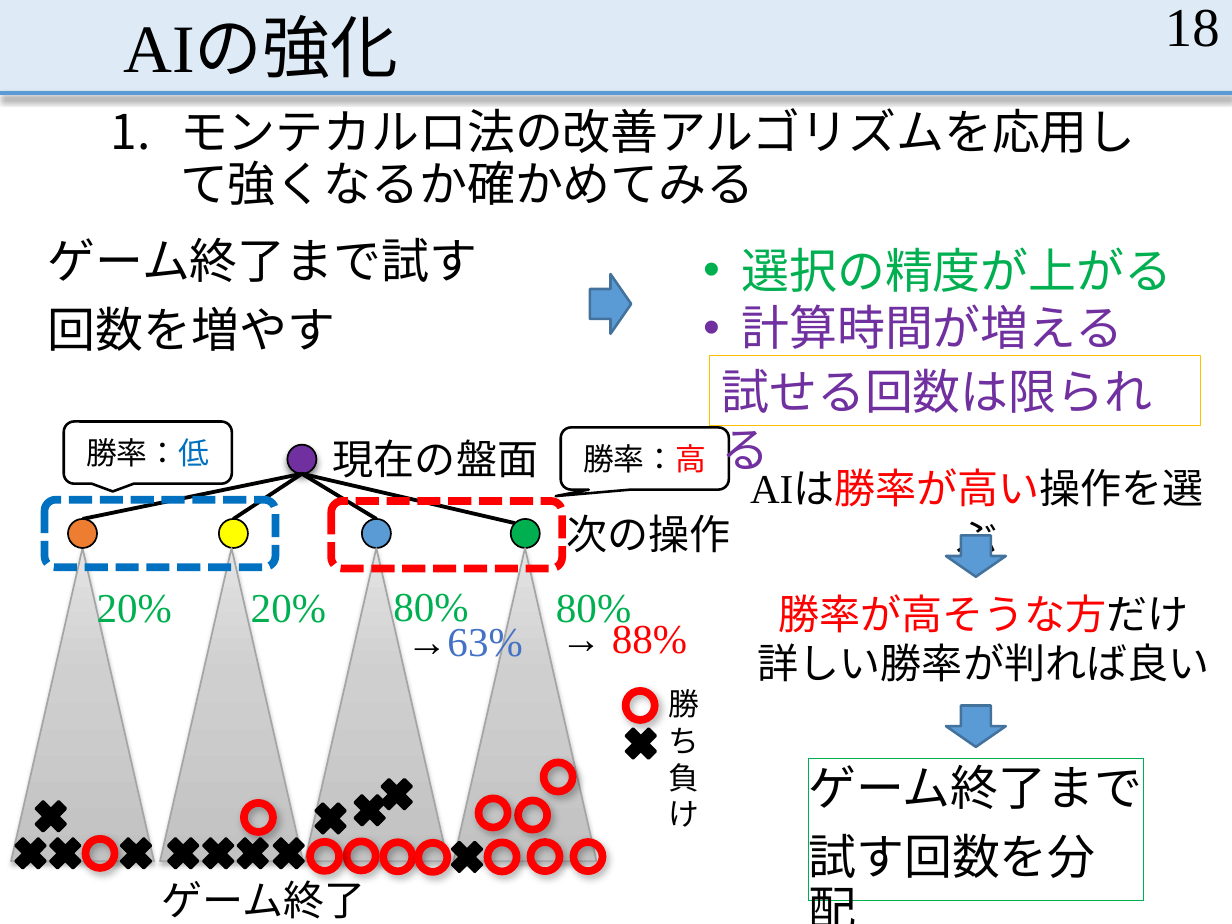
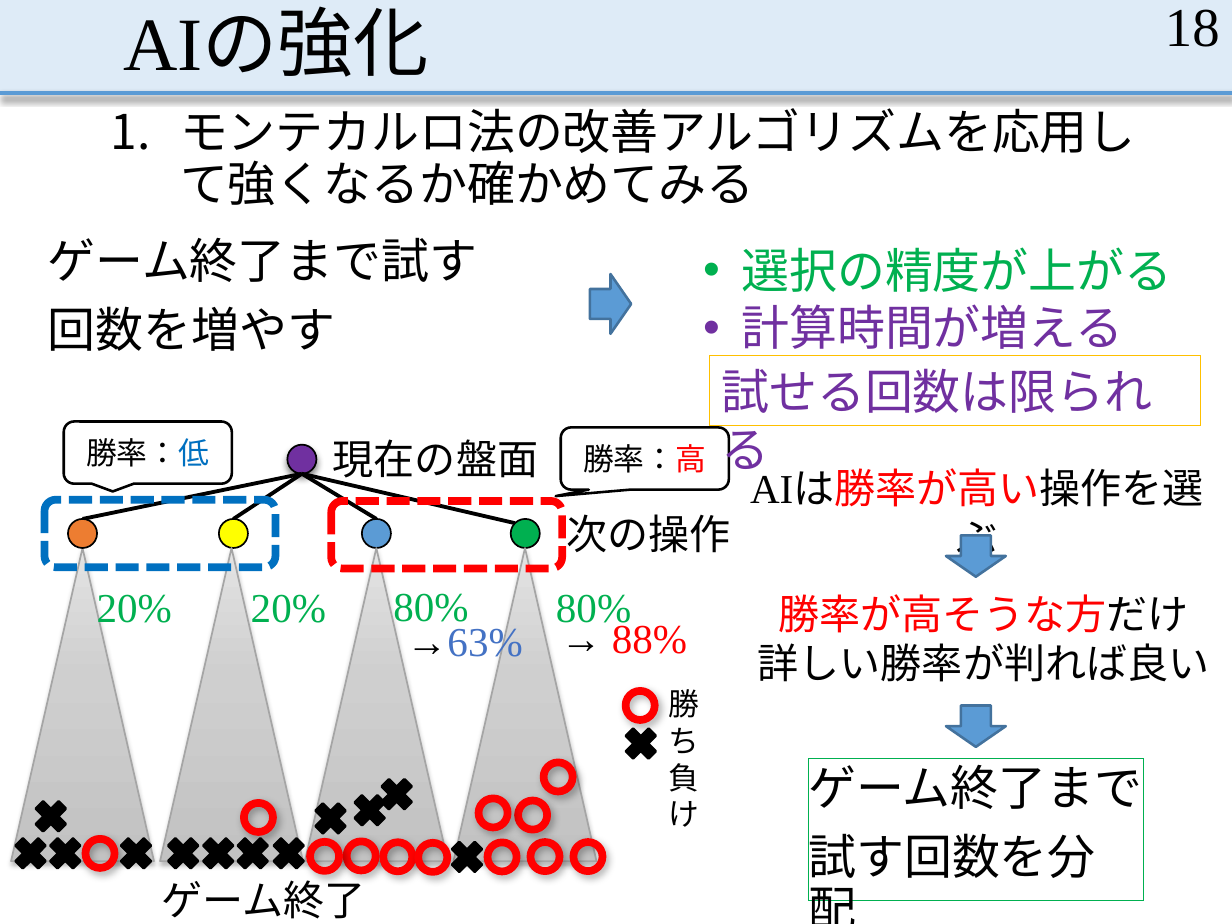
Before and after one commit to MasayaOda/SR, a slide deck: slide 18 of 中間発表1210.pptx. Drawn at 1232x924 pixels with LibreOffice and Linux fonts; fonts in the diff are those of the drawing. Boxes give left, top, right and bottom in pixels: in the first picture for what was removed or moved away, otherwise in the second. Text is boxed around its words. In the diff, an @@ line names an element or a change of style, - is before the commit and + after.

```diff
--- a/中間発表1210.pptx
+++ b/中間発表1210.pptx
@@ title "AIの強化" at (x1=123, y1=12, x2=428, y2=77): size 39.6 to 44 pt @@
```
Also in this commit, not shown: 18 other slides changed, 5 slides added, 1 slide removed.
